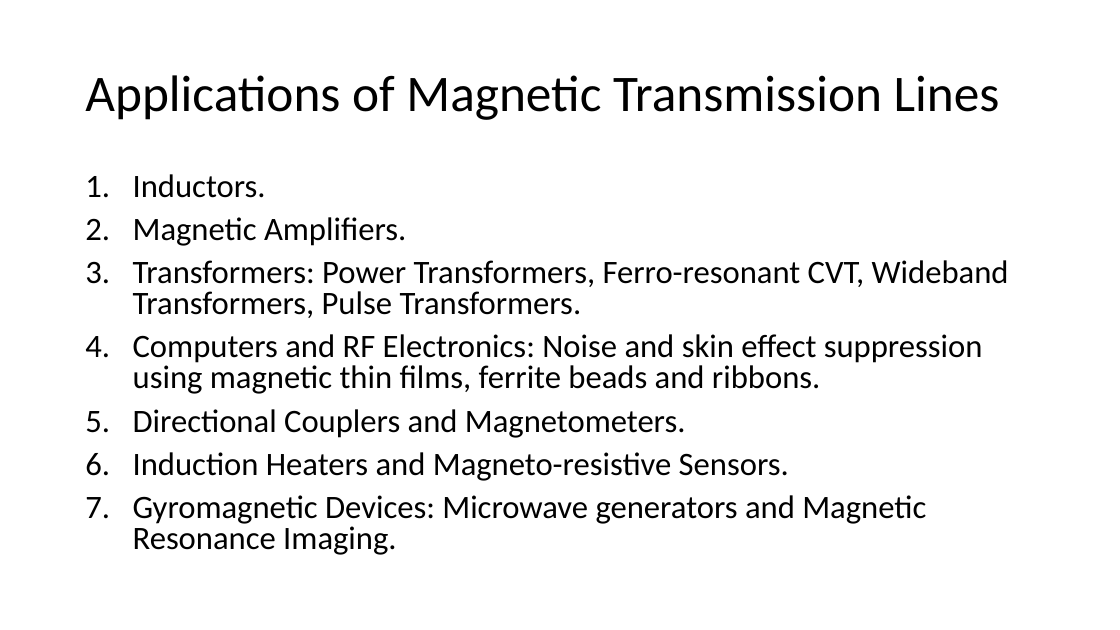
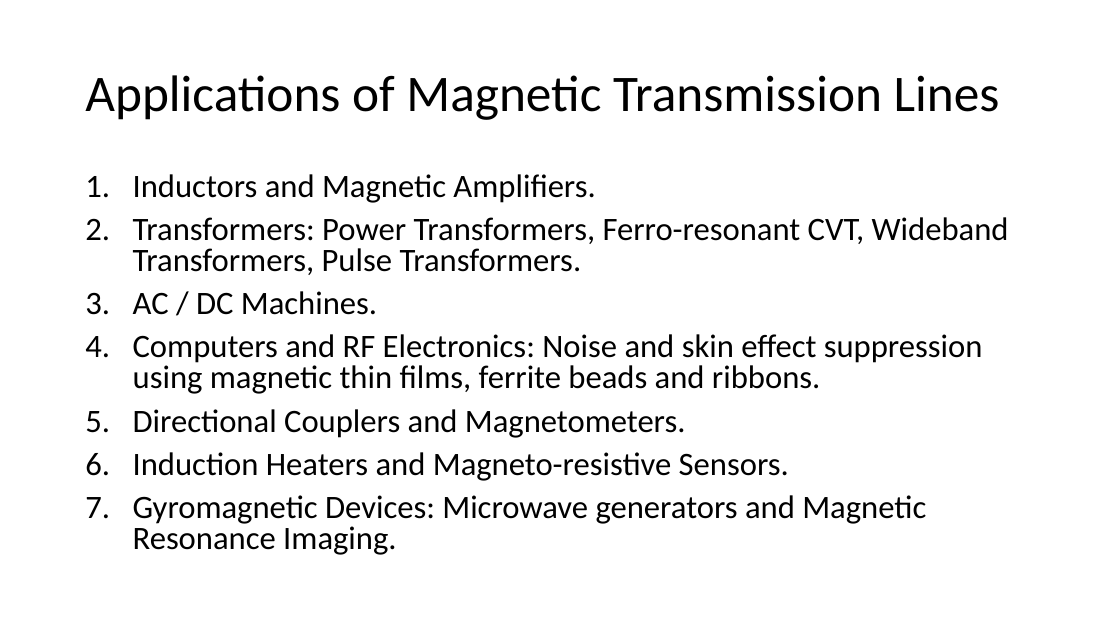
Before and after one commit to MuhammadShamaas1997/Electrical-Engineering, a slide deck: slide 2 of Thesis/Magnetic Transmission Lines/Thesis Proposal.pptx. Drawn at 1120x630 pixels with LibreOffice and Linux fonts; fonts in the diff are those of the drawing. Boxes give left, top, right and bottom in pixels: in the first picture for what was removed or moved away, otherwise in the second. Text is boxed around its words. In the diff, an @@ line names an element or a change of style, - is before the commit and + after.

Commit message:
V1

```diff
--- a/Thesis/Magnetic Transmission Lines/Thesis Proposal.pptx
+++ b/Thesis/Magnetic Transmission Lines/Thesis Proposal.pptx
@@ text at [133, 174, 595, 203]: text changed @@
-1. Inductors.
-2. Magnetic Amplifiers.
+1. Inductors and Magnetic Amplifiers.
@@ text at [133, 291, 377, 315]: paragraph added @@
+3. AC / DC Machines.
```
Also in this commit, not shown: 2 slides added.
